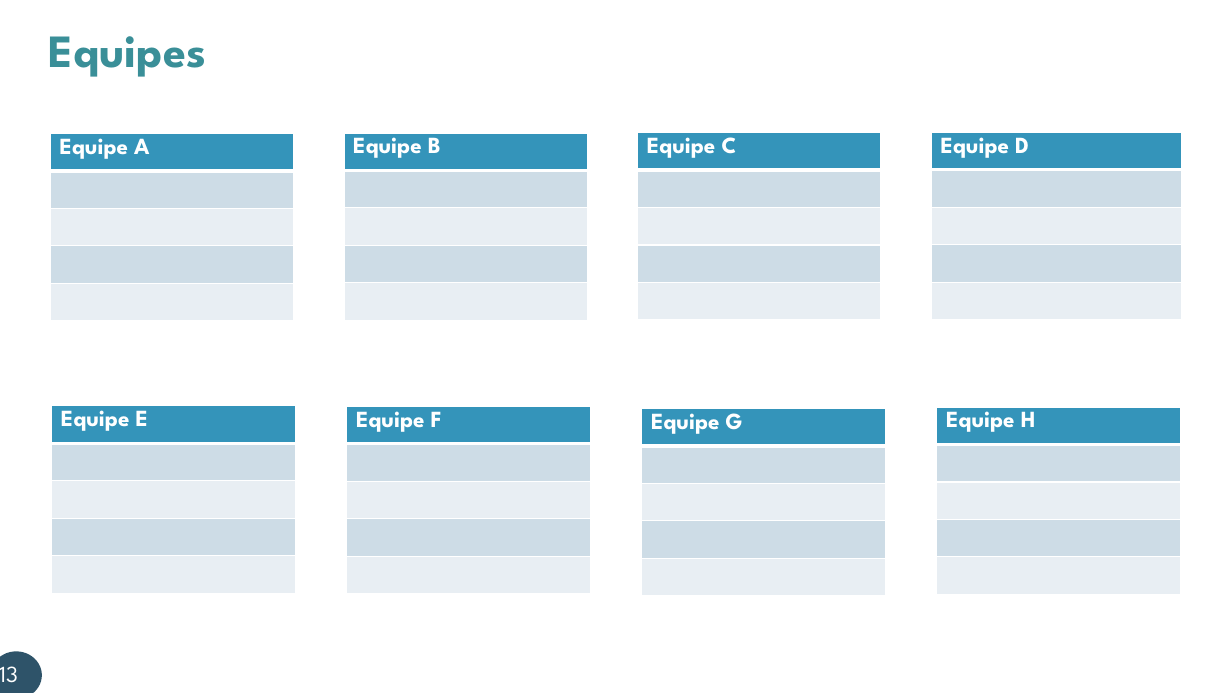
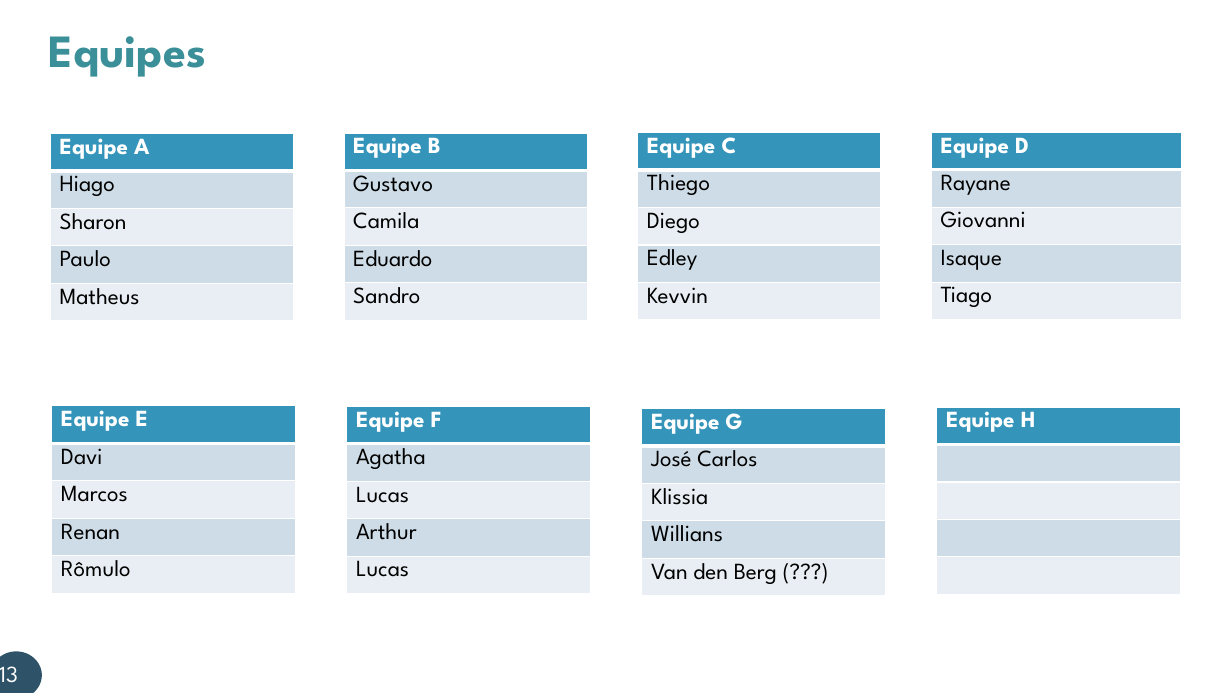
Before and after one commit to jadecsr/PraticaCodificacao, a slide deck: slide 13 of PraticaCodificacaoV2.pptx. Drawn at 1232x693 pixels with LibreOffice and Linux fonts; fonts in the diff are those of the drawing; background and template pictures are left out. Boxes give left, top, right and bottom in pixels: in the first picture for what was removed or moved away, otherwise in the second. Text is boxed around its words. In the diff, an @@ line names an element or a change of style, - is before the commit and + after.

```diff
--- a/PraticaCodificacaoV2.pptx
+++ b/PraticaCodificacaoV2.pptx
@@ table at bbox=[50, 133, 293, 321] @@
-row 2, column 1: 
+row 2, column 1: Hiago
-row 3, column 1: 
+row 3, column 1: Sharon
-row 4, column 1: 
+row 4, column 1: Paulo
-row 5, column 1: 
+row 5, column 1: Matheus
@@ table at bbox=[344, 133, 587, 321] @@
-row 2, column 1: 
+row 2, column 1: Gustavo
-row 3, column 1: 
+row 3, column 1: Camila
-row 4, column 1: 
+row 4, column 1: Eduardo
-row 5, column 1: 
+row 5, column 1: Sandro
@@ table at bbox=[638, 132, 881, 320] @@
-row 2, column 1: 
+row 2, column 1: Thiego
-row 3, column 1: 
+row 3, column 1: Diego
-row 4, column 1: 
+row 4, column 1: Edley
-row 5, column 1: 
+row 5, column 1: Kevvin
@@ table at bbox=[932, 132, 1182, 320] @@
-row 2, column 1: 
+row 2, column 1: Rayane
-row 3, column 1: 
+row 3, column 1: Giovanni
-row 4, column 1: 
+row 4, column 1: Isaque
-row 5, column 1: 
+row 5, column 1: Tiago
@@ table at bbox=[52, 406, 295, 593] @@
-row 2, column 1: 
+row 2, column 1: Davi
-row 3, column 1: 
+row 3, column 1: Marcos
-row 4, column 1: 
+row 4, column 1: Renan
-row 5, column 1: 
+row 5, column 1: Rômulo
@@ table at bbox=[347, 407, 590, 594] @@
-row 2, column 1: 
+row 2, column 1: Agatha
-row 3, column 1: 
+row 3, column 1: Lucas
-row 4, column 1: 
+row 4, column 1: Arthur
-row 5, column 1: 
+row 5, column 1: Lucas
@@ table at bbox=[642, 409, 885, 596] @@
-row 2, column 1: 
+row 2, column 1: José Carlos
-row 3, column 1: 
+row 3, column 1: Klissia
-row 4, column 1: 
+row 4, column 1: Willians
-row 5, column 1: 
+row 5, column 1: Van den Berg (???)
```
Also in this commit, not shown: 2 other slides changed.
